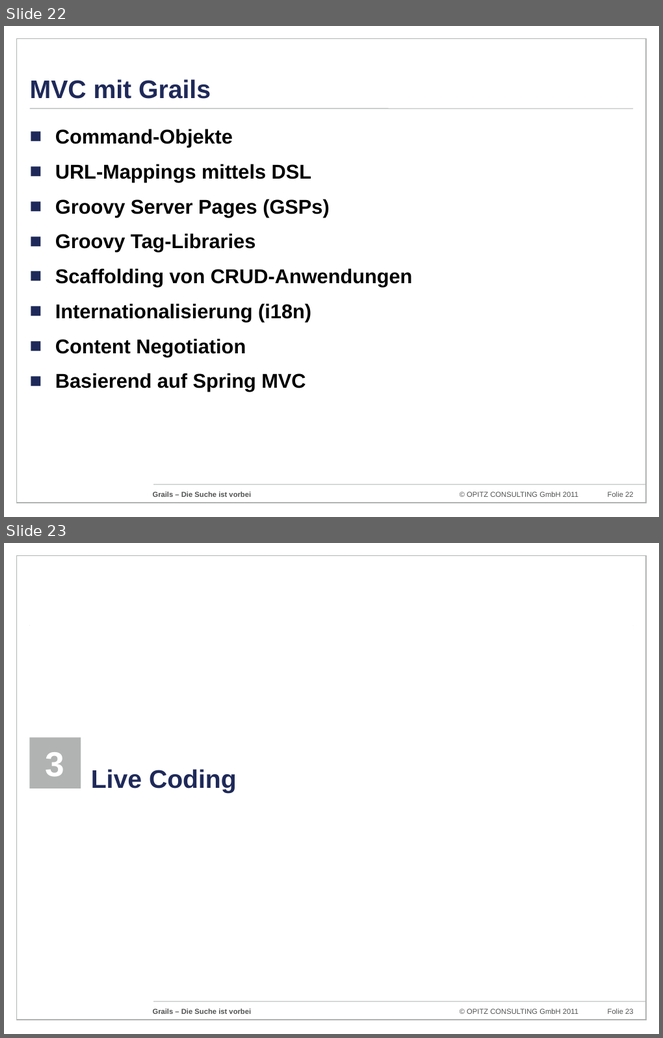
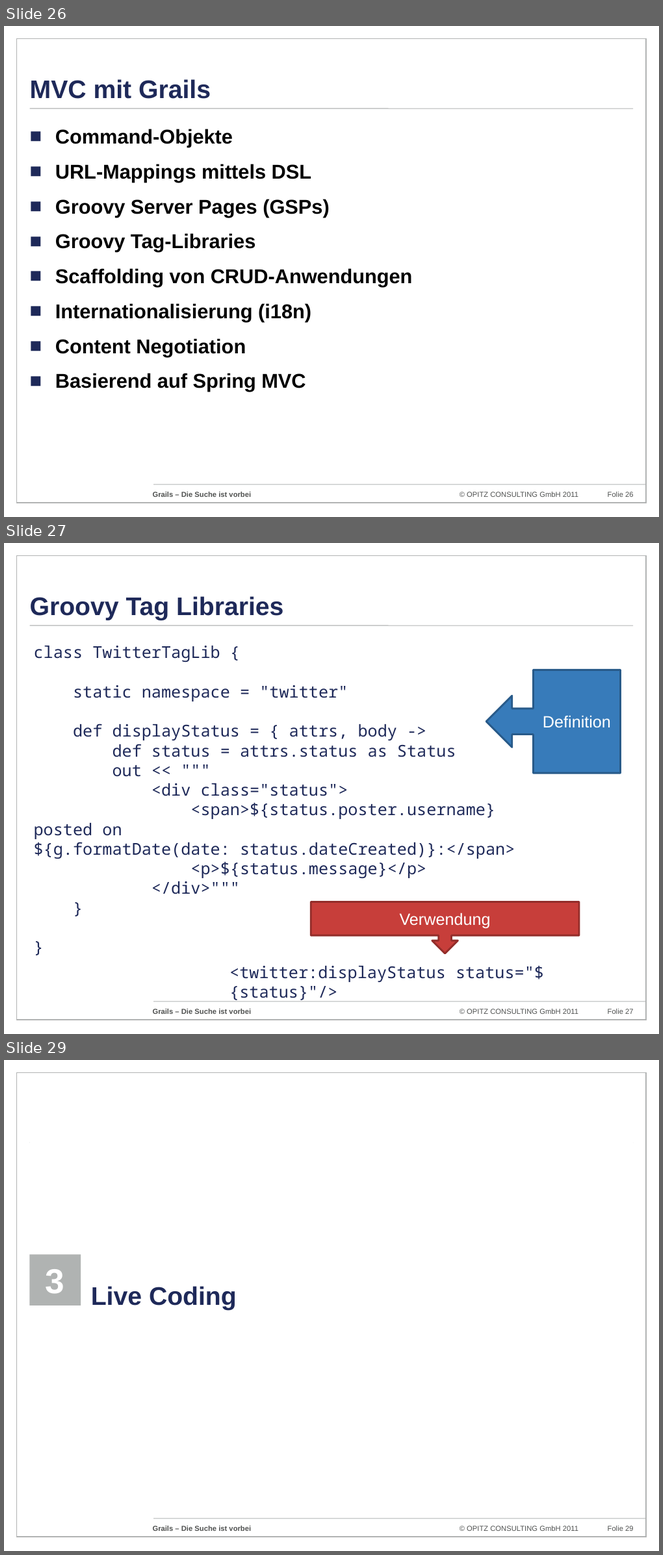
Before and after one commit to codescape/presentations, a slide deck: grails-die-suche-ist-vorbei/grails-doagkonferenz-2011.pptx. Shown one above the other, each under a label of ours: slides 22 and 23 before the commit, slides 26, 27 and 29 after it; the slides between them are not shown. The pictures are 663x1038 and 663x1555 pixels, drawn with LibreOffice and Linux fonts; fonts in the diff are those of the drawing; background and template pictures are left out. Boxes give left, top, right and bottom in pixels: in the first picture for what was removed or moved away, otherwise in the second. Text is boxed around its words. In the diff, an @@ line names an element or a change of style, - is before the commit and + after.

```diff
--- a/grails-die-suche-ist-vorbei/grails-doagkonferenz-2011.pptx
+++ b/grails-die-suche-ist-vorbei/grails-doagkonferenz-2011.pptx
@@ slide 27 added at (4, 543, 659, 1034), background #FFFFFF; not listed: 6 template elements that a slide beside it also shows @@
@@ title added at (30, 596, 284, 620), 28 pt, text #1E2959, bold @@
+Groovy Tag Libraries
@@ text added at (34, 646, 515, 895), 18 pt, text #1E2959 @@
+class TwitterTagLib {
+static namespace = "twitter"
+def displayStatus = { attrs, body ->
+def status = attrs.status as Status
+out << """
+<div class="status">
+<span>${status.poster.username} posted on
+${g.formatDate(date: status.dateCreated)}:</span>
+<p>${status.message}</p>
+</div>"""
+}
+}
@@ left arrow callout added at (486, 670, 621, 773), fill #377BBA, outline #295B8A 2 pt, 18 pt, text #FFFFFF @@
+Definition
@@ down arrow callout added at (311, 902, 579, 954), fill #C73E3A, outline #932E2B 2 pt, 18 pt, text #FFFFFF @@
+Verwendung
@@ text added at (230, 966, 544, 1002), 18 pt, text #1E2959 @@
+<twitter:displayStatus status="${status}"/>
@@ what was slide 22 is now slide 26 @@
@@ page number at (608, 492, 633, 497): text changed @@
-Folie 22
+Folie 26
@@ what was slide 23 is now slide 29 @@
@@ page number at (608, 1526, 633, 1531): text changed @@
-Folie 23
+Folie 29
```
Also in this commit, not shown: 1 slide changed, 5 other slides added.
